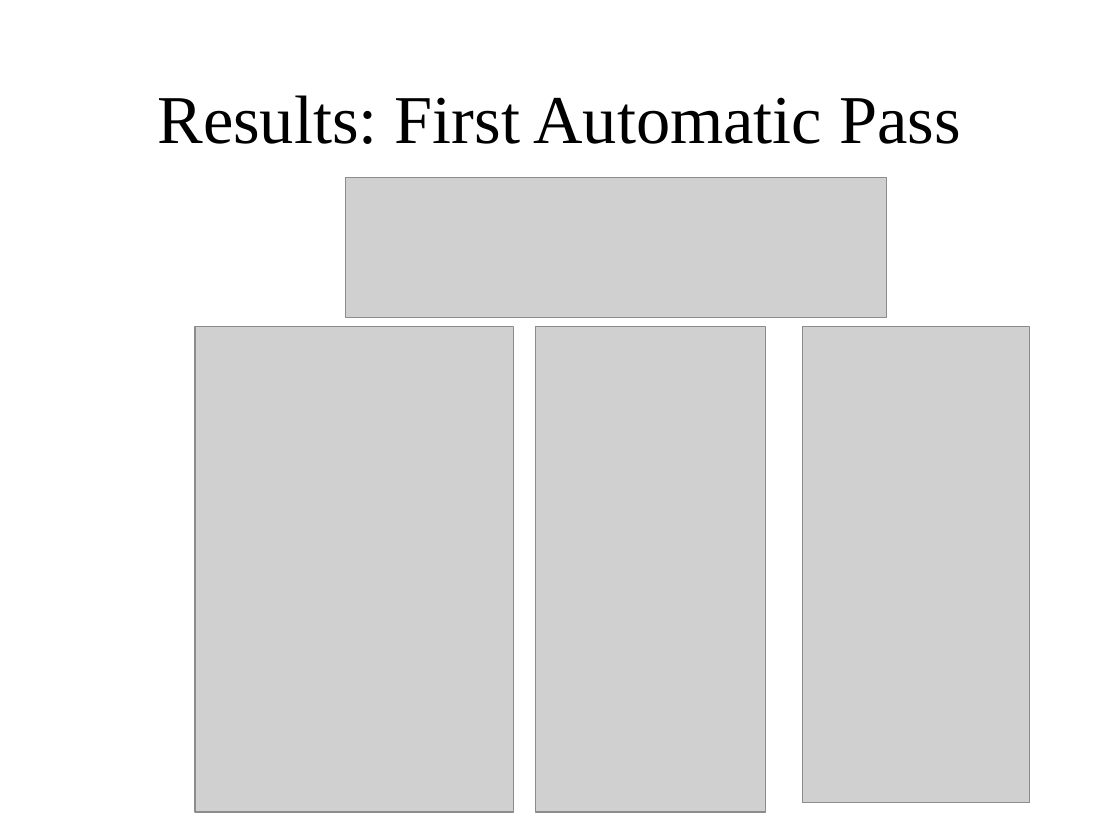
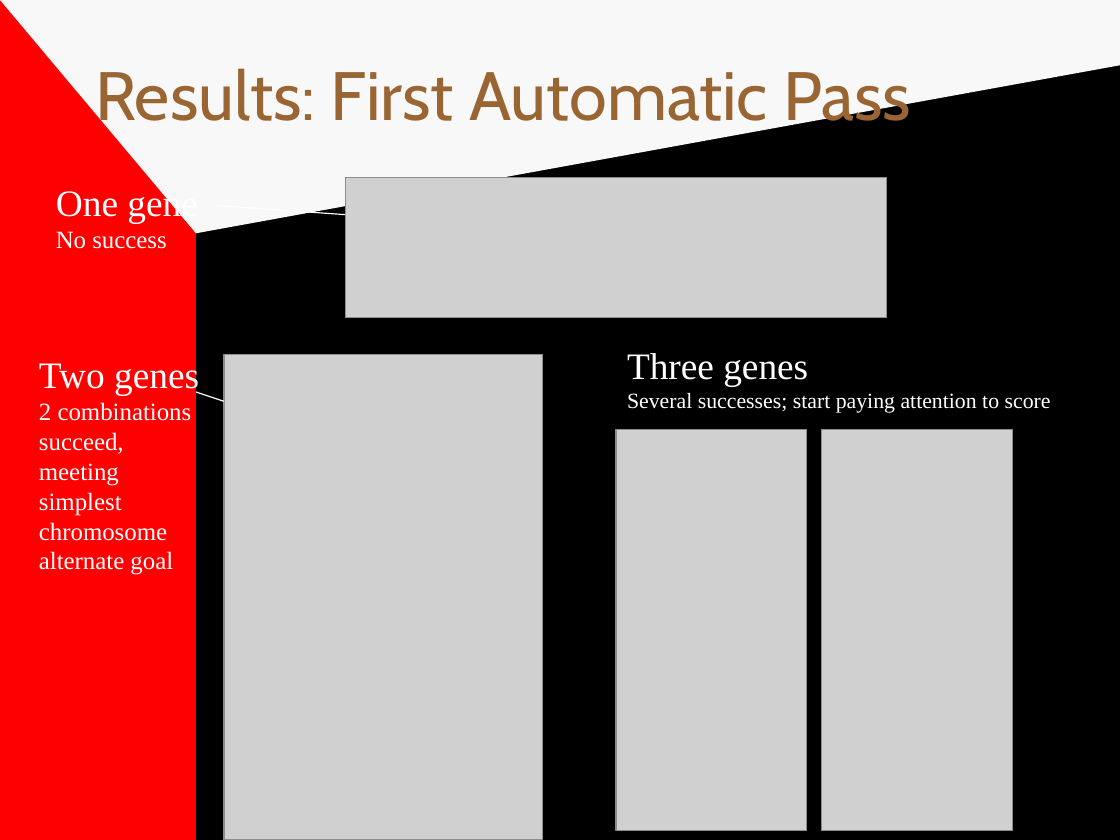
Before and after one commit to jkbishop8/GeneticAlgorithmsForAI, a slide deck: slide 31 of genetic_algorithms_and_rubywarrior_presentation.ppt (slide 18 before the commit). Drawn at 1120x840 pixels with LibreOffice and Linux fonts; fonts in the diff are those of the drawing; grey boxes stand for pictures. Boxes give left, top, right and bottom in pixels: in the first picture for what was removed or moved away, otherwise in the second. Text is boxed around its words. In the diff, an @@ line names an element or a change of style, - is before the commit and + after.

```diff
--- a/genetic_algorithms_and_rubywarrior_presentation.ppt
+++ b/genetic_algorithms_and_rubywarrior_presentation.ppt
@@ background #FFFFFF to #808080 @@
@@ rectangle added at box(0, 0, 196, 840), fill #FF0000 @@
@@ freeform shape added at box(0, 0, 1120, 233), fill #F8F8F8 @@
@@ rectangle added at box(196, 0, 1120, 840), fill #000000 @@
@@ title "Results: First Automatic Pass" at box(95, 68, 911, 136): font Times New Roman to Cabin, text colour #000000 to #996633; alignment centre to left; vertical alignment middle to top @@
@@ text added at box(56, 187, 197, 249), 16 pt, text #FFFFFF @@
+One gene
+No success
@@ line added from (215, 205) to (345, 215), #FFFFFF 0.74 pt @@
@@ text added at box(39, 359, 199, 575), 16 pt, text #FFFFFF @@
+Two genes
+2 combinations succeed, meeting simplest chromosome alternate goal
@@ picture: place and size @@
-picture at box(195, 327, 513, 812)
+picture at box(224, 355, 542, 840)
@@ text added at box(627, 353, 1051, 413), 14 pt, text #FFFFFF @@
+Three genes
+Several successes; start paying attention to score
@@ line added from (196, 392) to (224, 401), #FFFFFF 0.74 pt @@
@@ picture: place and size @@
-picture at box(535, 327, 766, 812)
+picture at box(616, 429, 806, 830)
@@ picture: place and size @@
-picture at box(803, 327, 1029, 803)
+picture at box(821, 429, 1012, 830)
```
Also in this commit, not shown: 22 other slides changed, 27 slides added, 1 slide removed.
